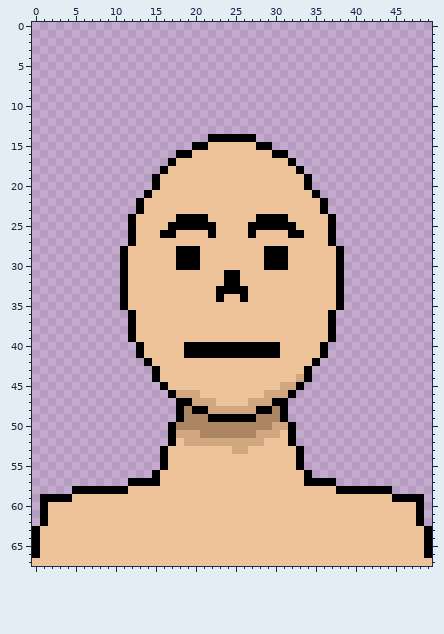
Sprite sheet: Data/Images/PeopleLayers/People/person 1.png. Above: the version before the commit.
The file is 50x68 pixels.
After:
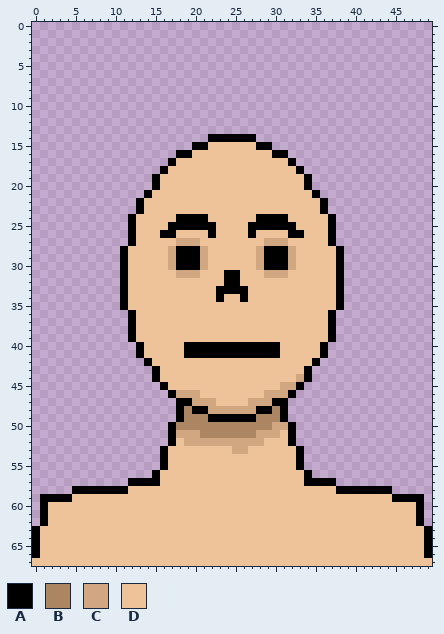
Palette (. is transparent): A #000000  B #ac8663  C #d0a780  D #eec39a
Edits made:
@@ x 15..34 @@
 26 DAADDDDADDDDADDDDAAD
-27 DDDDDDDDDDDDDDDDDDDD
-28 DDDAAADDDDDDDDAAADDD
-29 DDDAAADDDDDDDDAAADDD
-30 DDDAAADDDDDDDDAAADDD
-31 DDDDDDDDDAADDDDDDDDD
+27 DDDCCCDDDDDDDDCCCDDD
+28 DDCAAACDDDDDDCAAACDD
+29 DDCAAACDDDDDDCAAACDD
+30 DDCAAACDDDDDDCAAACDD
+31 DDDCCCDDDAADDDCCCDDD
 32 DDDDDDDDDAADDDDDDDDD
Boxes around the changes in both pictures, in picture pixels (x1, y1, x2, y2):
changed: (168, 238, 208, 278)
changed: (256, 238, 296, 278)
